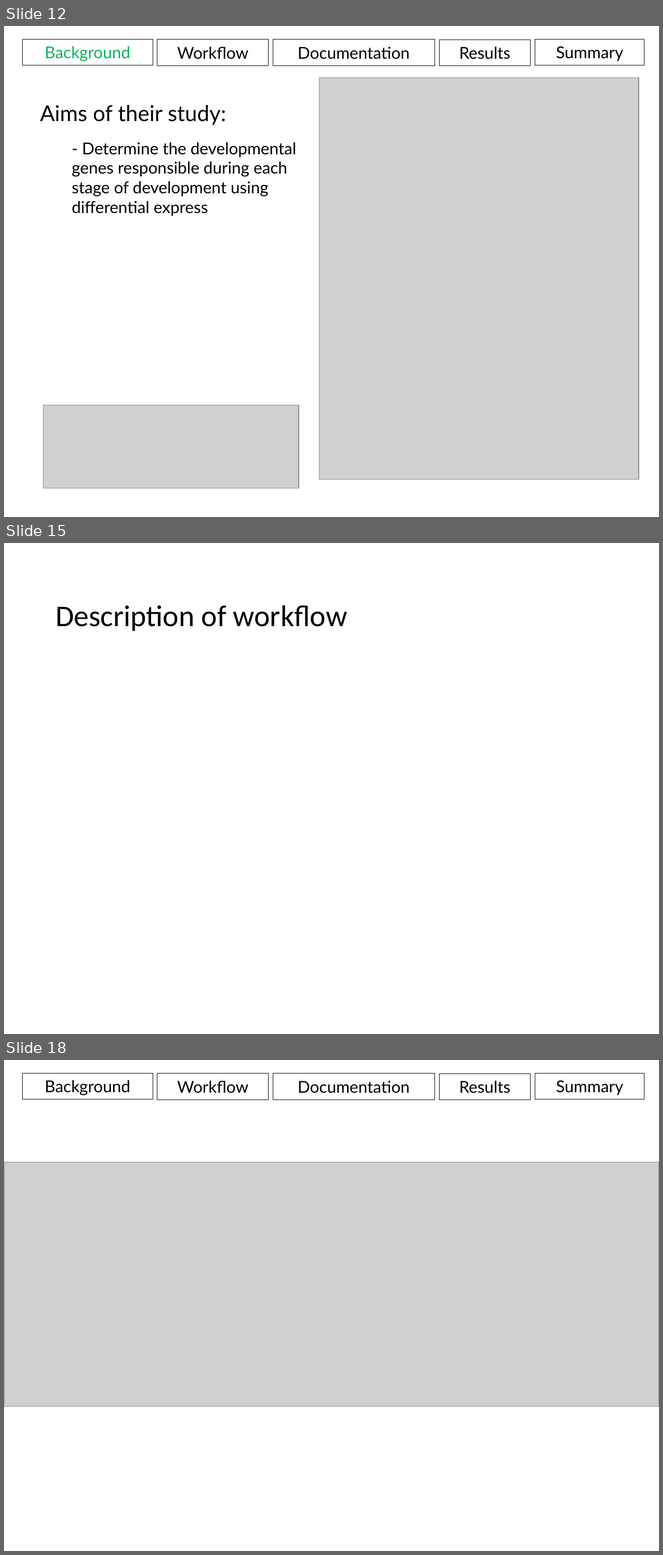
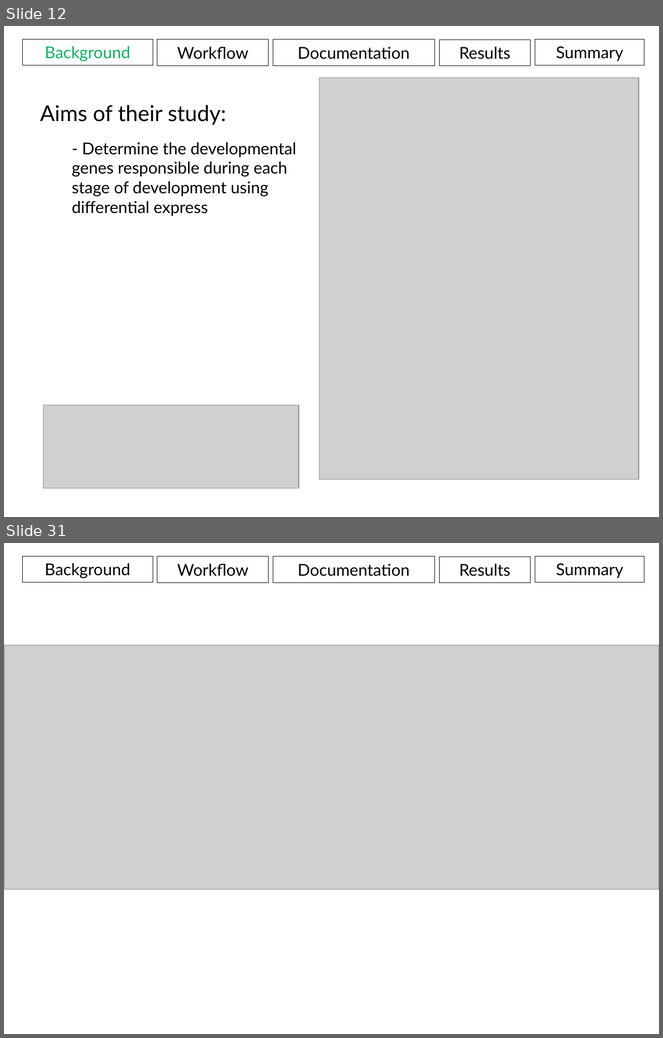
Before and after one commit to aweeger/BCB546X_FinalGroup, a slide deck: Presentation.pptx. Shown one above the other, each under a label of ours: slides 12, 15 and 18 before the commit, slides 12 and 31 after it; the slides between them are not shown. The pictures are 663x1555 and 663x1038 pixels, drawn with LibreOffice and Linux fonts; fonts in the diff are those of the drawing; grey boxes stand for pictures. Boxes give left, top, right and bottom in pixels: in the first picture for what was removed or moved away, otherwise in the second. Text is boxed around its words. In the diff, an @@ line names an element or a change of style, - is before the commit and + after.

```diff
--- a/Presentation.pptx
+++ b/Presentation.pptx
@@ slide 15 removed at <box>4,543,659,1034</box>, background #FFFFFF @@
@@ title removed at <box>55,605,347,631</box> @@
-Description of workflow
@@ what was slide 18 is now slide 31 @@
```
Also in this commit, not shown: 4 slides changed, 14 slides added.
